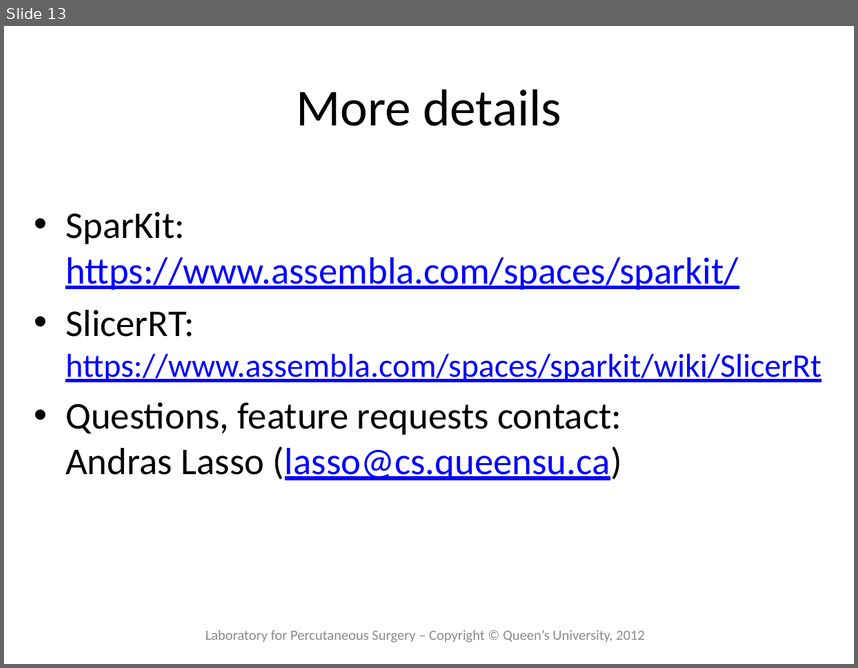
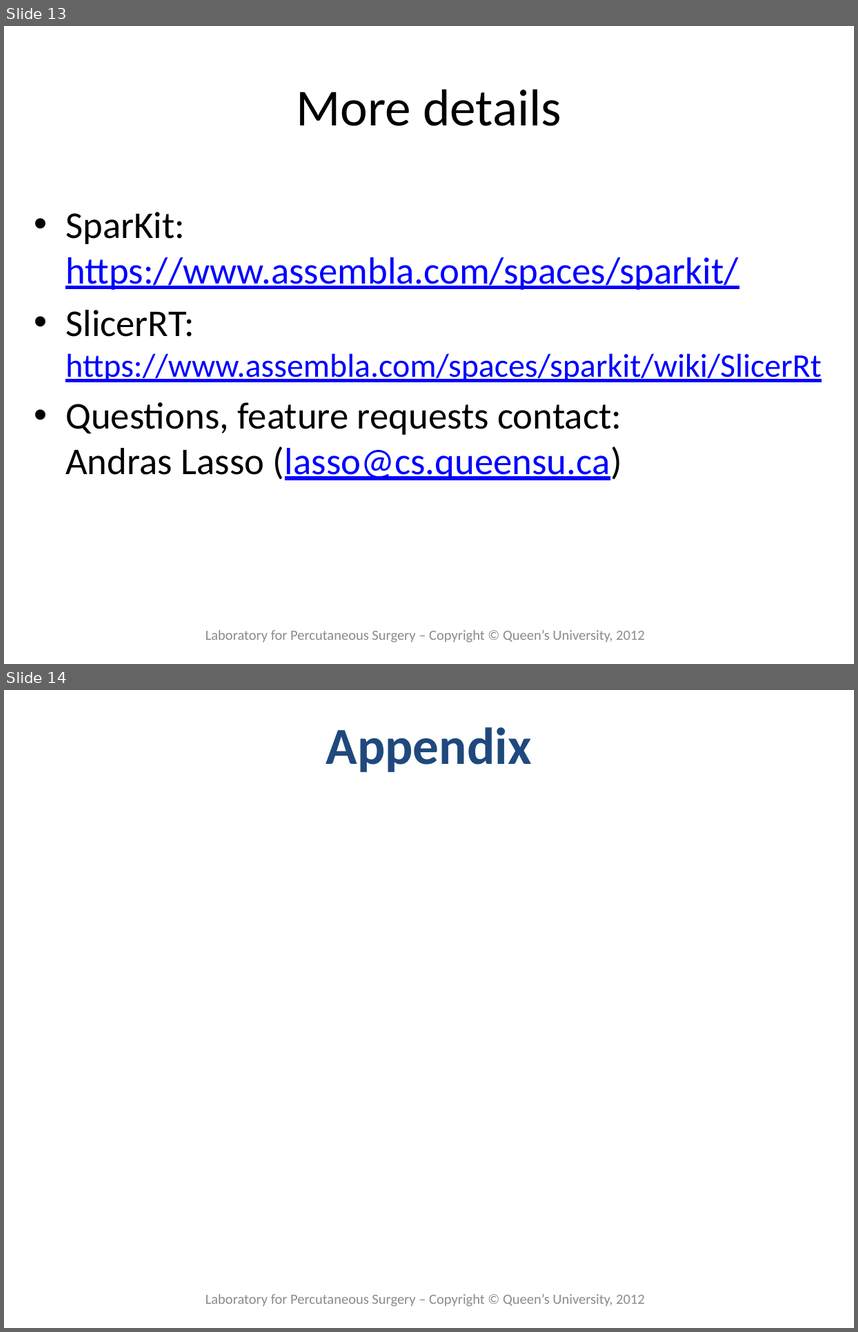
Before and after one commit to SlicerRt/SlicerRtDoc, a slide deck: overview/SlicerRtOverview.pptx. Shown one above the other, each under a label of ours: slide 13 before the commit, slides 13 and 14 after it. The pictures are 858x668 and 858x1332 pixels, drawn with LibreOffice and Linux fonts; fonts in the diff are those of the drawing; background and template pictures are left out. Boxes give left, top, right and bottom in pixels: in the first picture for what was removed or moved away, otherwise in the second. Text is boxed around its words. In the diff, an @@ line names an element or a change of style, - is before the commit and + after.

```diff
--- a/overview/SlicerRtOverview.pptx
+++ b/overview/SlicerRtOverview.pptx
@@ slide 14 added at [4,690,854,1328], background #FFFFFF @@
@@ title added at [326,727,532,772], 44 pt, text #1F497D, bold @@
+Appendix
@@ text added at [205,1294,645,1306], 12 pt, text #8C8C8C @@
+Laboratory for Percutaneous Surgery – Copyright © Queen’s University, 2012
```
Also in this commit, not shown: 5 slides changed, 2 other slides added.
